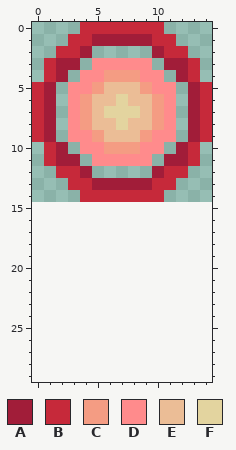
Pixel-art sprite, stored at NPCs/Bosses/EvilBoss/UnholyLight.png. This is how it looked before the edit.
The file is 30x30 pixels, drawn in blocks of 2x2; one block is one cell here. Colours within 5 levels of each other are drawn and written as one. The old version is drawn lined up with the new one, on the new canvas.
Palette (. is transparent): A #a11a37fa  B #c72638fa  C #f49c83  D #ff8b8c  E #ebbd96  F #e3d49f
Now the later version:
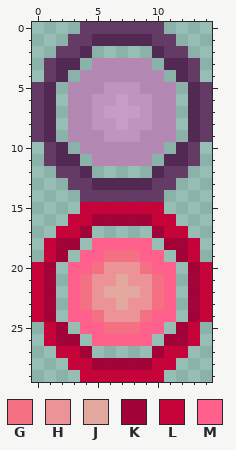
Colours new in this view: G #f47183  H #eb9396  J #e3a99f  K #a10037fa  L #c60038fa  M #ff608c
Change:
canvas 15x15 -> 15x30
@@ palette @@
-A #a11a37fa
+A #502650fa
-B #c72638fa
+B #623862fa
-D #ff8b8c
+D #b287b2
-E #ebbd96
+E #bf95bf
-F #e3d49f
+F #c79dc7
@@ x 0..14 @@
  3 .BAA.DDDDD.AAB.
- 4 .BA.DDCCCDD.AB.
- 5 BA.DDCEEECDD.AB
- 6 BA.DCEEFEECD.AB
- 7 BA.DCEFFFECD.AB
- 8 BA.DCEEFEECD.AB
- 9 BA.DDCEEECDD.AB
-10 .BA.DDCCCDD.AB.
+ 4 .BA.DDDDDDD.AB.
+ 5 BA.DDDEEEDDD.AB
+ 6 BA.DDEEFEEDD.AB
+ 7 BA.DDEFFFEDD.AB
+ 8 BA.DDEEFEEDD.AB
+ 9 BA.DDDEEEDDD.AB
+10 .BA.DDDDDDD.AB.
 11 .BAA.DDDDD.AAB.
@@ x 0..14 @@
 14 ....BBBBBBB....
-15 ...............
-16 ...............
-17 ...............
-18 ...............
-19 ...............
-20 ...............
-21 ...............
-22 ...............
-23 ...............
-24 ...............
-25 ...............
-26 ...............
-27 ...............
-28 ...............
-29 ...............
+15 ....LLLLLLL....
+16 ...LLKKKKKLL...
+17 ..LLK.....KLL..
+18 .LKK.MMMMM.KKL.
+19 .LK.MMGGGMM.KL.
+20 LK.MMGHHHGMM.KL
+21 LK.MGHHJHHGM.KL
+22 LK.MGHJJJHGM.KL
+23 LK.MGHHJHHGM.KL
+24 LK.MMGHHHGMM.KL
+25 .LK.MMGGGMM.KL.
+26 .LKK.MMMMM.KKL.
+27 ..LLK.....KLL..
+28 ...LLKKKKKLL...
+29 ....LLLLLLL....
Changed places in both pictures, as pixel boxes (x1, y1, x2, y2):
changed: (32, 22, 212, 382)
